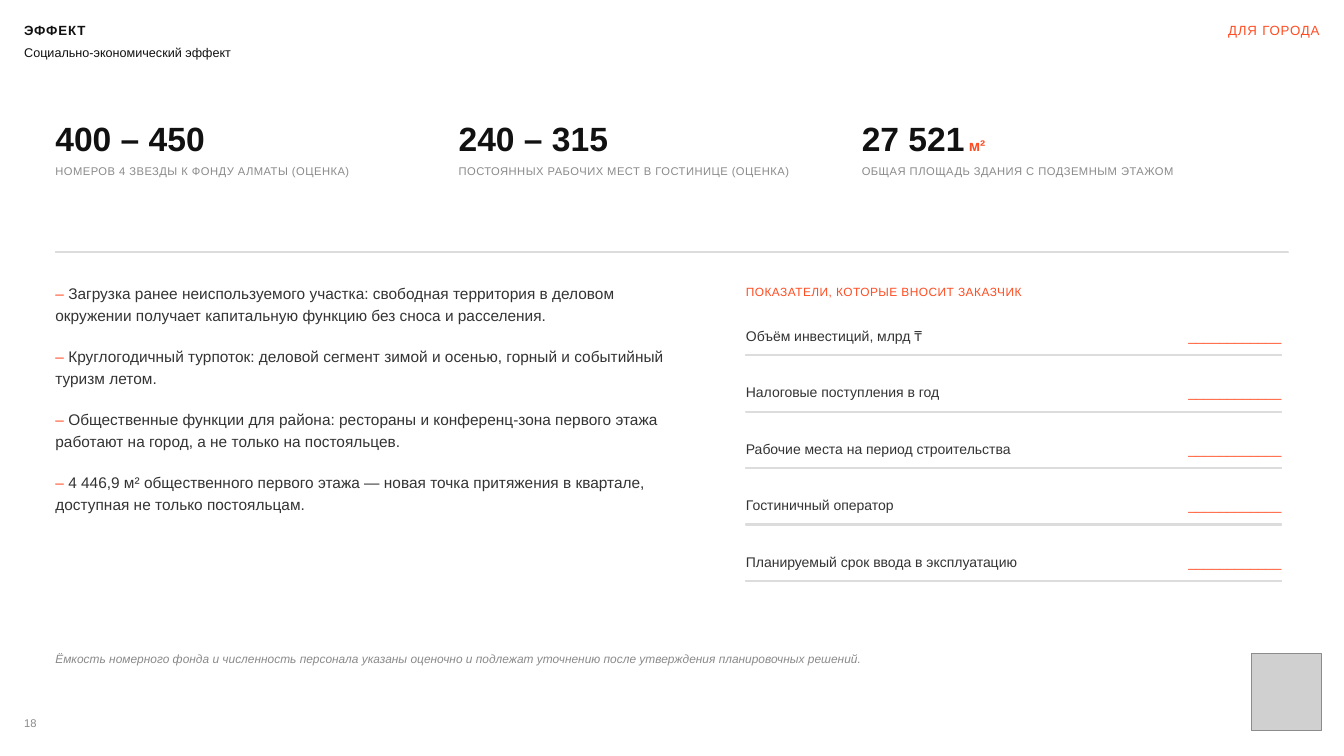
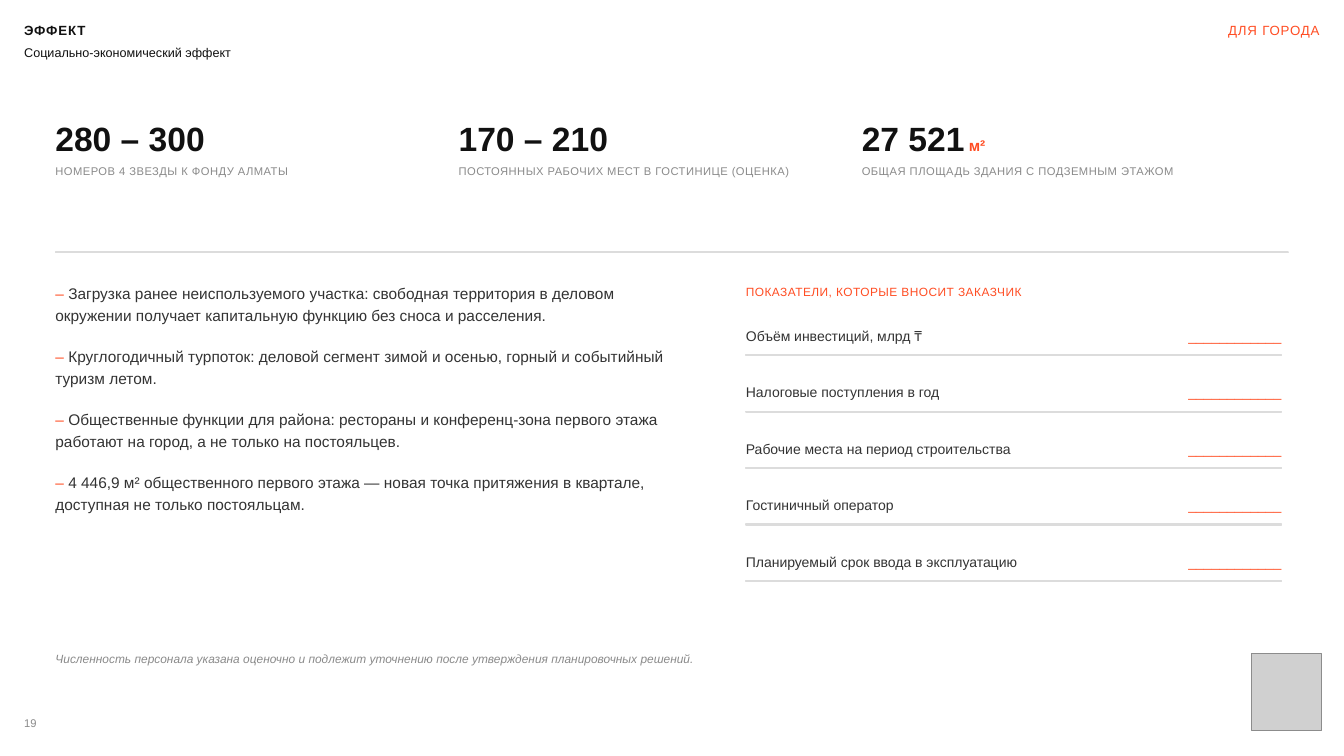
Before and after one commit to kzmeir/most, a slide deck: slide 19 of presentations/aurora-hotel/MOST_Bukhtarminskaya_akimat.pptx (slide 18 before the commit). Drawn at 1344x756 pixels with LibreOffice and Linux fonts; fonts in the diff are those of the drawing; grey boxes stand for pictures. Boxes give left, top, right and bottom in pixels: in the first picture for what was removed or moved away, otherwise in the second. Text is boxed around its words. In the diff, an @@ line names an element or a change of style, - is before the commit and + after.

```diff
--- a/presentations/aurora-hotel/MOST_Bukhtarminskaya_akimat.pptx
+++ b/presentations/aurora-hotel/MOST_Bukhtarminskaya_akimat.pptx
@@ text at (55, 127, 205, 152): text changed @@
-400 – 450
+280 – 300
@@ text at (459, 127, 608, 152): text changed @@
-240 – 315
+170 – 210
@@ text at (55, 167, 288, 177): text changed @@
-НОМЕРОВ 4 ЗВЕЗДЫ К ФОНДУ АЛМАТЫ (ОЦЕНКА)
+НОМЕРОВ 4 ЗВЕЗДЫ К ФОНДУ АЛМАТЫ
@@ text at (55, 654, 694, 665): text changed @@
-Ёмкость номерного фонда и численность персонала указаны оценочно и подлежат уточнению после утверждения планировочных решений.
+Численность персонала указана оценочно и подлежит уточнению после утверждения планировочных решений.
```
Also in this commit, not shown: 6 other slides changed, 1 slide added, 5 other files.
